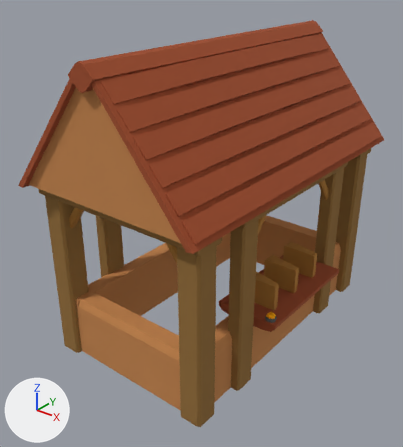
Before and after pictures for a commit that changed the Blender file Assets/Graphics/Models/Shop_1.blend.
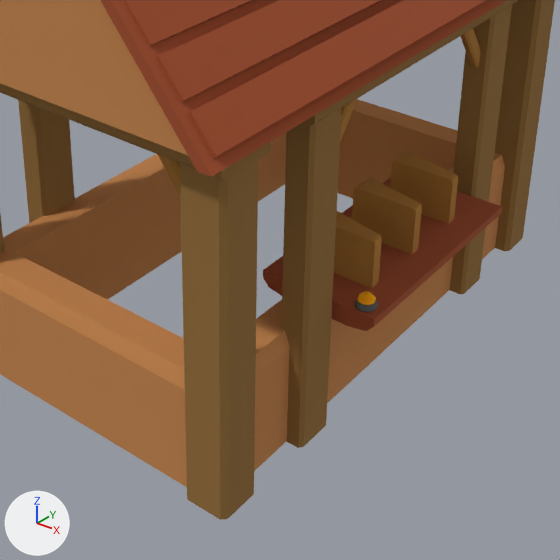
Each version is shown whole from a 50 mm camera at (9.98, -13.51, 8.81) aimed at (-0.17, -0.82, 0.94), then close up on the part from 21% to 91% of the width and 37% to 100% of the height. Every picture has the same lights, and +X, +Y and +Z are marked at lower left. The older version's two pictures come first.

Before the edit, the objects in view are built like this:
```python
me_cube_008 = bpy.data.meshes.new('Cube.008')
me_cube_008.from_pydata(...)  # 48 vertices, 28 faces; spans x -2.82..2.82, y -4.66..4.66, z -1.01..1.01
me_cube_008.materials.append(mat_lowerroof)  # orange #c7854c
# before: 14 (-2.21, 4.66, -1.01), 20 (-2.21, -4.15, -1.01), 26 (2.21, 4.66, -1.01), 32 (2.21, -4.15, -1.01)
me_cube_013 = bpy.data.meshes.new('Cube.013')
me_cube_013.from_pydata(...)  # 44 vertices, 37 faces; spans x -0.566..0.566, y -0.217..0.217, z -0.566..0.566
me_cube_013.materials.append(mat_small_beams)  # brown #b07a31
me_cube_014 = bpy.data.meshes.new('Cube.014')
me_cube_014.from_pydata(...)  # 44 vertices, 37 faces; spans x -0.566..0.566, y -0.217..0.217, z -0.566..0.566
me_cube_014.materials.append(mat_small_beams)  # brown #b07a31
me_cube_015 = bpy.data.meshes.new('Cube.015')
me_cube_015.from_pydata(...)  # 44 vertices, 37 faces; spans x -0.566..0.566, y -0.217..0.217, z -0.566..0.566
me_cube_015.materials.append(mat_small_beams)  # brown #b07a31
me_cube_017 = bpy.data.meshes.new('Cube.017')
me_cube_017.from_pydata(...)  # 16 vertices, 14 faces; spans x -1.07..1.07, y -1.0..1.0, z -1.0..2.08
me_cube_017.materials.append(mat_roof)  # brown #a24d29
ob_basket_1 = bpy.data.objects.new('Basket 1', me_cube_014)
ob_basket_1.location = (2.47, -1.18, -0.49)
ob_basket_2 = bpy.data.objects.new('Basket 2', me_cube_015)
ob_basket_2.location = (2.47, 0.0, -0.49)
ob_basket_3 = bpy.data.objects.new('Basket 3', me_cube_013)
ob_basket_3.location = (2.47, 1.18, -0.49)
ob_roof_lower = bpy.data.objects.new('Roof_Lower', me_cube_017)
ob_roof_lower.location = (-0.02, 0.0, 3.97)
ob_roof_lower.scale = (2.99, 5.28, 1.1)
ob_wooden_frame = bpy.data.objects.new('Wooden_Frame', me_cube_008)
ob_wooden_frame.location = (0.0, 0.0, -1.86)
ob_wooden_frame.scale = (0.924, 0.978, 1.0)
# also in view: 'Wooden_Beams_2' at (-0.02, 0.0, 0.02); 'Wooden_Beams_1' at (-0.02, 0.0, 0.02); 'Roof_Middle' at (-0.02, 0.0, 4.54); 'Roof_Bricks' at (-0.01, 0.0, 4.65); 'Trading_Table' at (2.47, 0.0, -0.9)
```
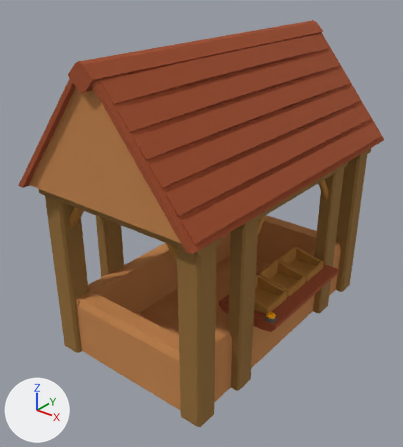
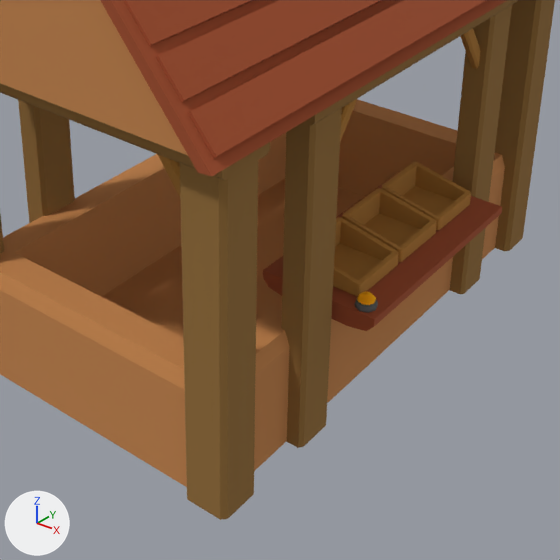
Scene script edits in JSON lines:
```json
{"block": "me_cube_008", "where": "# used by ob_wooden_frame; location = (0.0, 0.0, -1.86); scale = (0.924, 0.978, 1.0)"}
{"block": "me_cube_008", "where": "# verts and faces of me_cube_008; kept vertices keep their numbers, new ones are numbered from 48"}
{"op": "remove", "block": "me_cube_008", "code": "me_cube_008.from_pydata(...)  # 48 vertices, 28 faces; spans x -2.82..2.82, y -4.66..4.66, z -1.01..1.01"}
{"op": "add", "block": "me_cube_008", "code": "me_cube_008.from_pydata(...)  # 52 vertices, 33 faces; spans x -2.82..2.82, y -4.66..4.66, z -1.01..1.01"}
{"block": "me_cube_008", "change": "me_cube_008 part 1"}
{"op": "add", "block": "me_cube_008", "code": "for new, old in zip([*range(48, 52)], [14, 20, 26, 32]): verts[new] = verts[old] + (0.0, 0.0, 0.15)"}
{"op": "add", "block": "me_cube_008", "code": "faces += [(20, 32, 51, 49), (48, 49, 51, 50), (14, 20, 49, 48), (26, 50, 51, 32), (14, 48, 50, 26)]"}
{"op": "set", "path": "ob_basket_1.rotation_euler", "old": "(0.0, 0.0, 0.0)", "new": "(1.571, 0.0, 0.0)", "note": "degrees (0, 0, 0) -> degrees (90, 0, 0)"}
{"op": "set", "path": "ob_basket_3.rotation_euler", "old": "(0.0, 0.0, 0.0)", "new": "(1.571, 0.0, 0.0)", "note": "degrees (0, 0, 0) -> degrees (90, 0, 0)"}
{"op": "set", "path": "ob_basket_2.rotation_euler", "old": "(0.0, 0.0, 0.0)", "new": "(1.571, 0.0, 0.0)", "note": "degrees (0, 0, 0) -> degrees (90, 0, 0)"}
```

Location of each change, [x1, y1, x2, y2] in pixels of the close-ups (560 x 560 px):
```json
{"object": "Basket 2", "change": "turned", "before": [352, 178, 422, 255], "after": [342, 188, 436, 262]}
{"object": "Basket 3", "change": "turned", "before": [390, 152, 458, 224], "after": [382, 162, 471, 230]}
{"object": "Basket 1", "change": "turned", "before": [334, 211, 382, 288], "after": [333, 217, 398, 296]}
{"part": 1, "of": "me_cube_008", "change": "added", "after": [101, 178, 363, 338], "on screen": "orange"}
```
